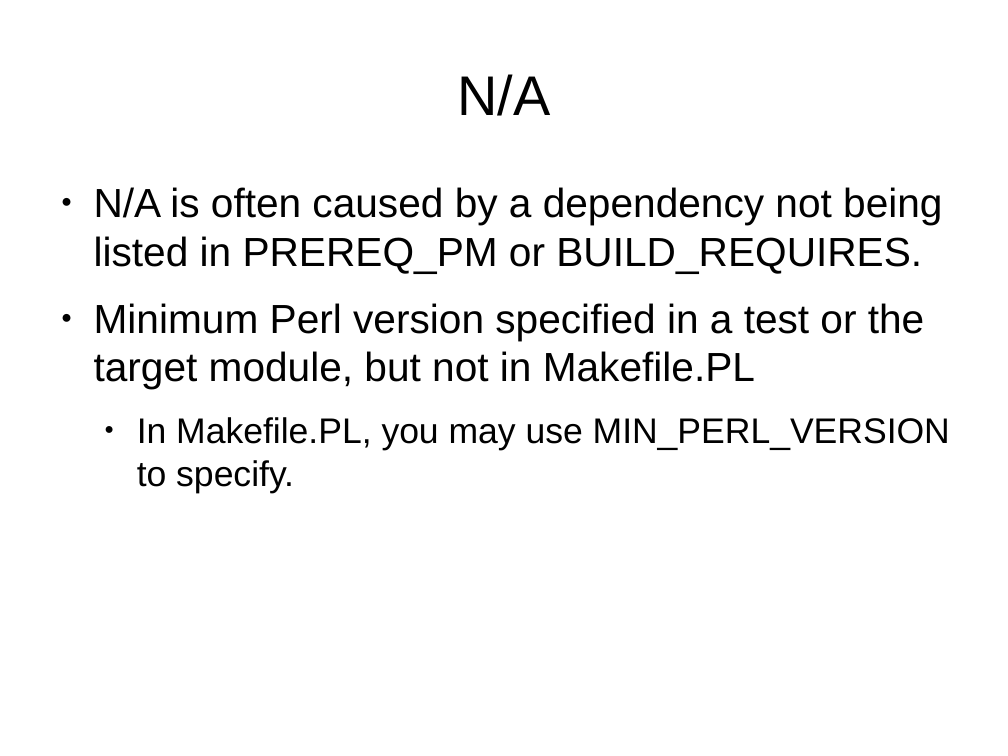
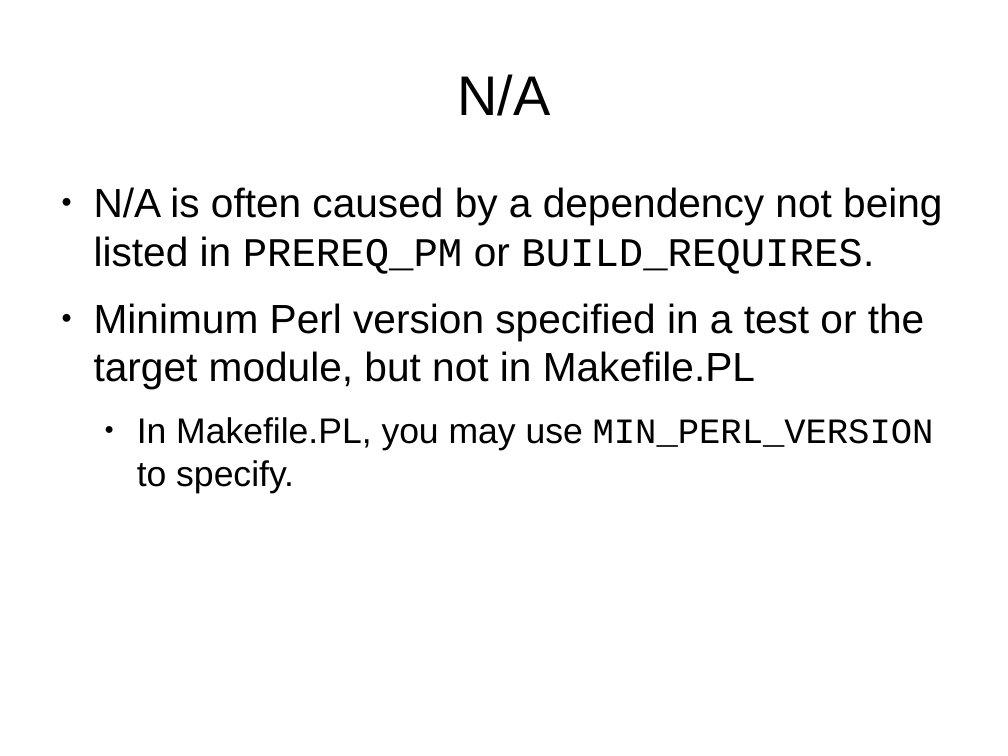
Before and after one commit to daoswald/CPAN-Power-Tools-Talk, a slide deck: slide 38 of PowerTools-I.odp. Drawn at 1008x756 pixels with LibreOffice and Linux fonts; fonts in the diff are those of the drawing. Boxes give left, top, right and bottom in pixels: in the first picture for what was removed or moved away, otherwise in the second. Text is boxed around its words. In the diff, an @@ line names an element or a change of style, - is before the commit and + after.

Commit message:
Edited some font choices.

```diff
--- a/PowerTools-I.odp
+++ b/PowerTools-I.odp
@@ text at bbox=[94, 187, 942, 493]: font Arial to Courier New in "PREREQ_PM BUILD_REQUIRES.", "MIN_PERL_VERSION" @@
```
Also in this commit, not shown: 3 other slides changed.
